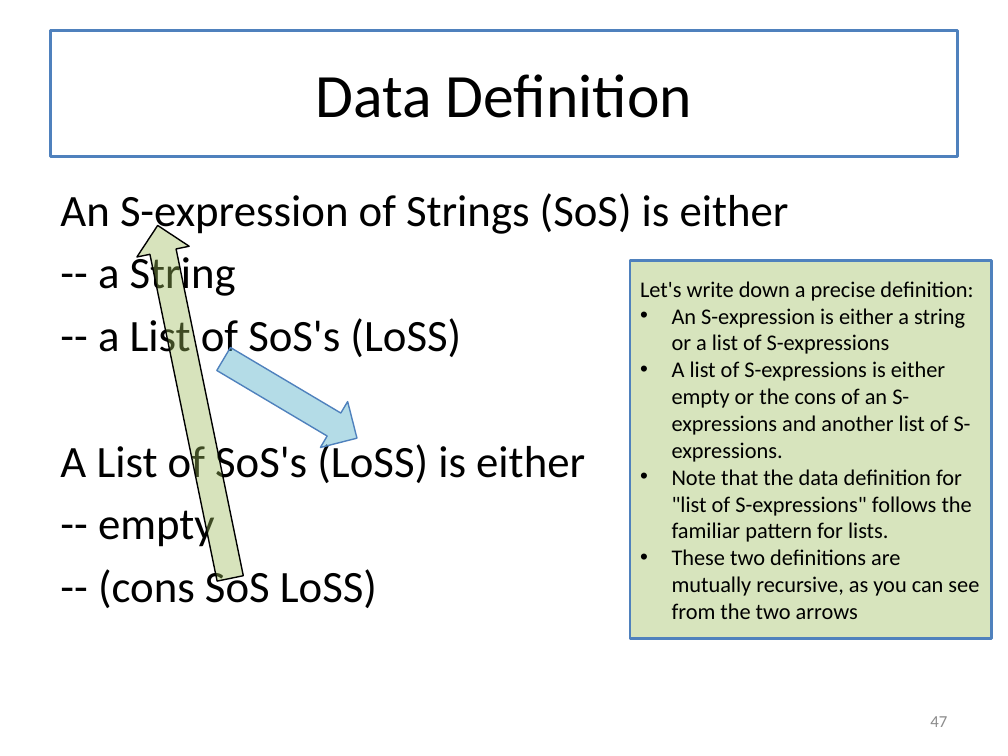
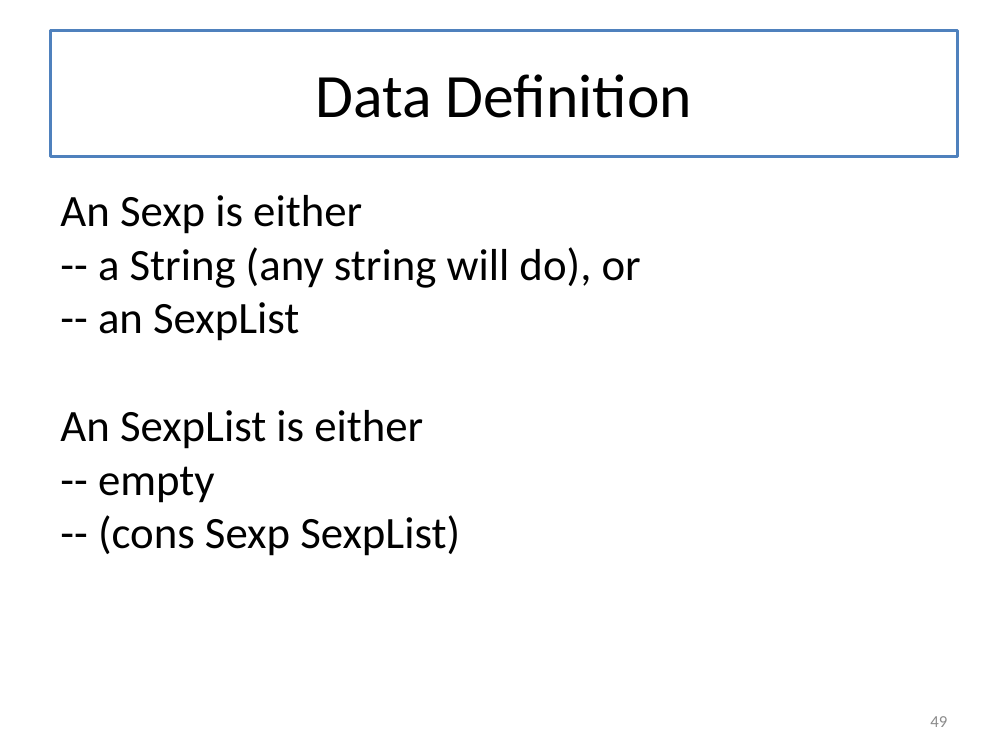
Before and after one commit to mwand/cs5010f17, a slide deck: slide 49 of Slides/Lesson 5.X Trees and Graphs - Combined Slides.pptx (slide 47 before the commit). Drawn at 1008x756 pixels with LibreOffice and Linux fonts; fonts in the diff are those of the drawing. Boxes give left, top, right and bottom in pixels: in the first picture for what was removed or moved away, otherwise in the second. Text is boxed around its words. In the diff, an @@ line names an element or a change of style, - is before the commit and + after.

```diff
--- a/Slides/Lesson 5.X Trees and Graphs - Combined Slides.pptx
+++ b/Slides/Lesson 5.X Trees and Graphs - Combined Slides.pptx
@@ text at <box>60,195,641,449</box>: text changed @@
-An S-expression of Strings (SoS) is either
--- a String
--- a List of SoS's (LoSS)
-A List of SoS's (LoSS) is either
+An Sexp is either
+-- a String (any string will do), or
+-- an SexpList
+An SexpList is either
@@ up arrow removed at <box>132,220,256,583</box> @@
@@ rectangle removed at <box>630,260,991,638</box> @@
-Let's write down a precise definition:
-• An S-expression is either a string or a list of S-expressions
-• A list of S-expressions is either empty or the cons of an S-expressions and another list of S-expressions.
-• Note that the data definition for "list of S-expressions" follows the familiar pattern for lists.
-• These two definitions are mutually recursive, as you can see from the two arrows
@@ down arrow removed at <box>210,336,371,461</box> @@
@@ text at <box>98,466,215,503</box>: less space between paragraphs @@
@@ text at <box>98,515,460,556</box>: text changed @@
--- (cons SoS LoSS)
+-- (cons Sexp SexpList)
@@ page number at <box>930,716,947,727</box>: text changed @@
-47
+49
```
Also in this commit, not shown: 5 other slides changed, 5 slides added, 6 slides removed, 2 other files.
